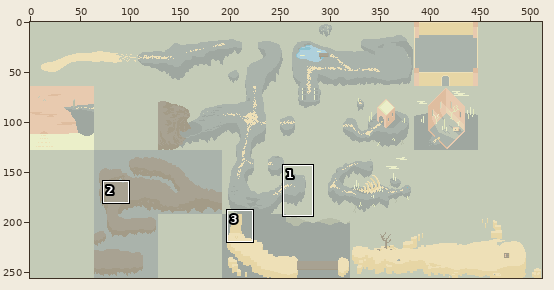
Sprite sheet, stored at Low Rez Jam 2016.gmx/background/images/bkd_map.png. Above, an overview of the earlier version with the close-up marked.
Close-up. Earlier state:
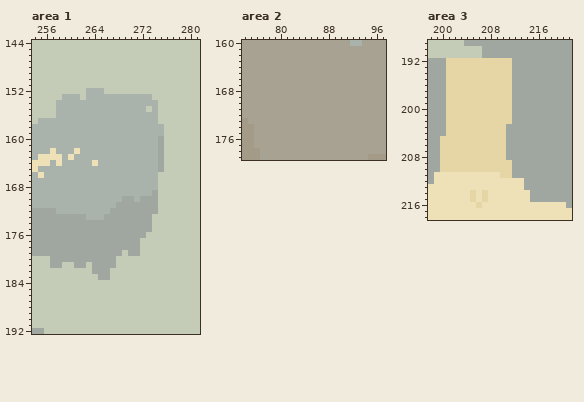
The file is 512x256 pixels. Colours within 5 levels of each other are drawn and written as one. Shown: area 1: x 254..281, y 144..192; area 2: x 74..97, y 160..179; area 3: x 198..221, y 189..218. The commit also changed other parts of the picture, which this record leaves out.
Now the later version:
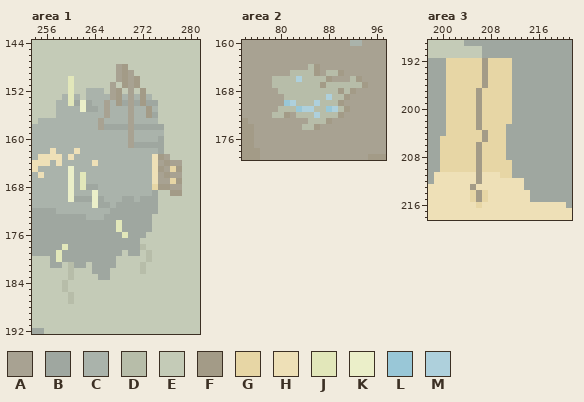
Palette (. is transparent): A #a8a292  B #9fa7a0  C #aab3ab  D #b7bda9  E #c4cbb7  F #a39b87  G #e7d6a5  H #eee0b7  J #e2e7ba  K #ebefc9  L #99c7d7  M #aed0dc
The edit:
Changed rows in their new state; - is an unchanged pixel.
Area 1:
first column x 258:
148 ----------AF---------
149 ----------AFA--------
150 --J-------AFAF-------
151 --J------A-FAF-------
152 --J------AF-A-F------
153 --J------AF-A-F------
154 --JBKB--A-FBABFBB----
155 ----KBB-A---A--F-----
156 --------A---A--FB----
157 -------A----A--------
158 -------ABBBBABBBBB---
159 ------------A--------
160 ------------A--------
161 ------------ABBBB----
163 ----------------HFA--
164 ----------------HAFAA
165 --K-------------HFAGF
166 --K-J-----------HAFAA
167 --K-J-----------HAAGF
168 --K-JBB---------GFFAA
169 --K---K------------FF
170 --KBBBKB-------------
171 ------KBB------------
174 ----------J----------
175 ----------J----------
176 -----------J---------
178 -J------------D------
179 J--------------D-----
180 J--------------D-----
181 --D-----------D------
182 --D-----------D------
183 --D------------------
184 -D-------------------
185 -D-------------------
186 --D------------------
187 --D------------------
Area 2:
first column x 79:
164 ------DF--------
165 ---DDDDF-DDF----
166 DDDDMDDDDF---DF-
167 DDDDDDDDFDDDDDDF
168 -DDDDDDDDDDFDF--
169 --DDDDDDDMDDF---
170 --LMDDDMDDDF----
171 -DDDLMMDDLMDF---
172 DDF-DDDMDDDF----
173 ------DDDF------
174 -----DDF--------
Area 3:
first column x 205:
192 --F
193 --F
194 --F
195 --F
196 --F
197 -F-
198 -F-
199 -F-
200 -F-
201 -F-
202 -F-
203 -F-
204 --F
205 --F
206 -F-
207 -F-
208 -F-
209 -F-
210 -F-
211 -F-
212 -F-
213 F--
214 -F-
215 -F-
Pixel boxes of the changes (left, top, right, bottom) in both close-ups:
changed: (56, 64, 182, 304)
changed: (272, 64, 368, 130)
changed: (470, 58, 488, 202)
